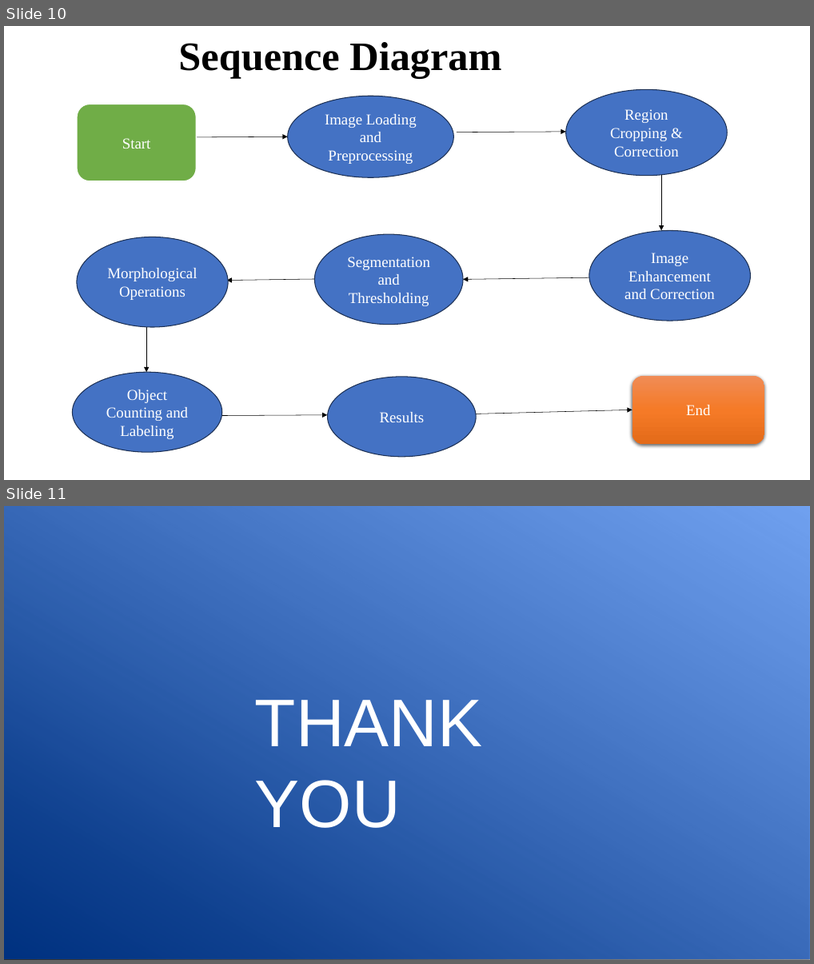
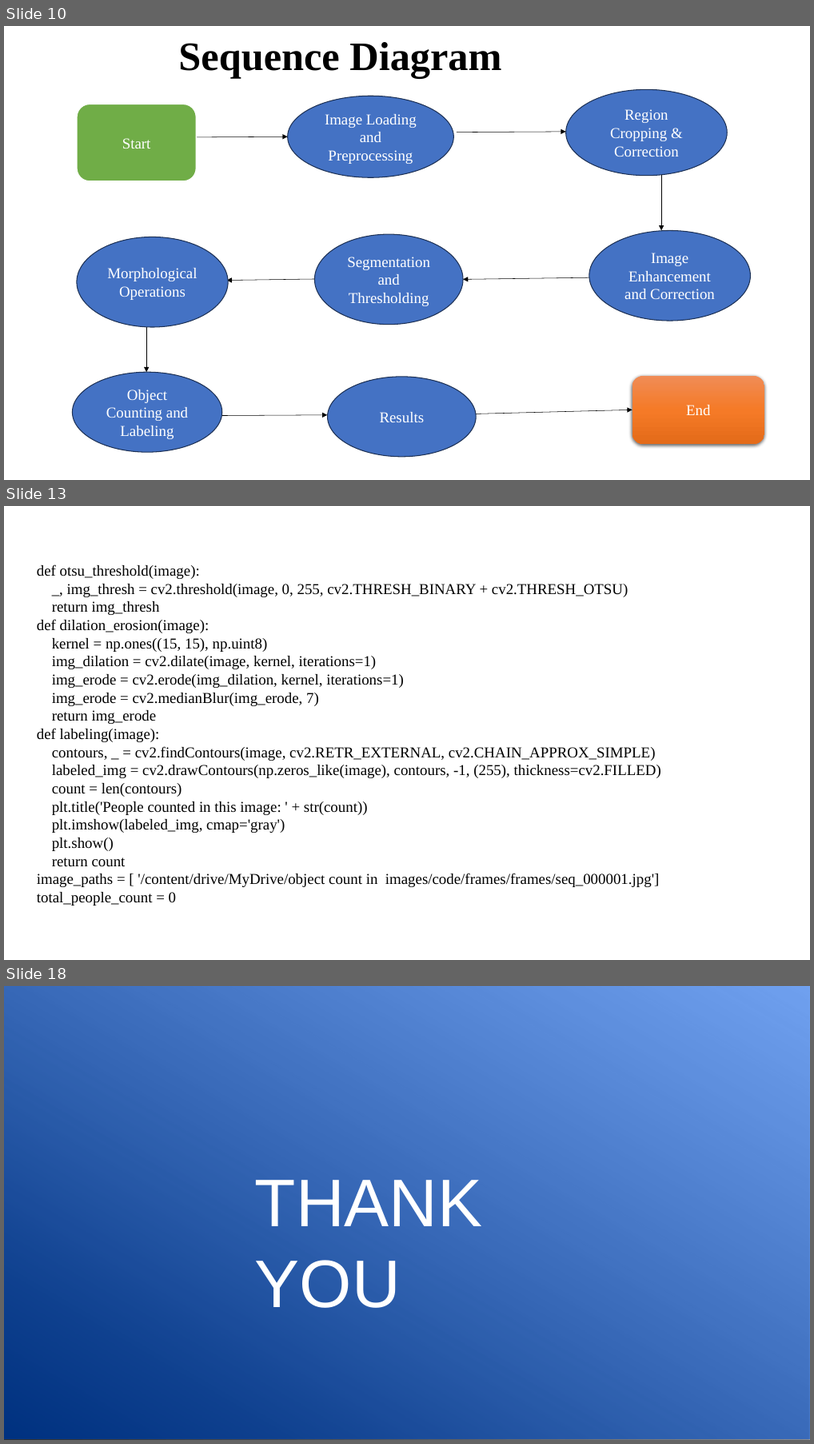
Before and after one commit to Chakrapani2122/Major-Project, a slide deck: Major Project.pptx. Shown one above the other, each under a label of ours: slides 10 and 11 before the commit, slides 10, 13 and 18 after it; the slides between them are not shown. The pictures are 814x964 and 814x1444 pixels, drawn with LibreOffice and Linux fonts; fonts in the diff are those of the drawing. Boxes give left, top, right and bottom in pixels: in the first picture for what was removed or moved away, otherwise in the second. Text is boxed around its words. In the diff, an @@ line names an element or a change of style, - is before the commit and + after.

```diff
--- a/Major Project.pptx
+++ b/Major Project.pptx
@@ slide 13 added at box(4, 506, 810, 960), background #FFFFFF @@
@@ text added at box(37, 564, 662, 905), 18 pt, text #000000 @@
+def otsu_threshold(image):
+_, img_thresh = cv2.threshold(image, 0, 255, cv2.THRESH_BINARY + cv2.THRESH_OTSU)
+return img_thresh
+def dilation_erosion(image):
+kernel = np.ones((15, 15), np.uint8)
+img_dilation = cv2.dilate(image, kernel, iterations=1)
+img_erode = cv2.erode(img_dilation, kernel, iterations=1)
+img_erode = cv2.medianBlur(img_erode, 7)
+return img_erode
+def labeling(image):
+contours, _ = cv2.findContours(image, cv2.RETR_EXTERNAL, cv2.CHAIN_APPROX_SIMPLE)
+labeled_img = cv2.drawContours(np.zeros_like(image), contours, -1, (255), thickness=cv2.FILLED)
+count = len(contours)
+plt.title('People counted in this image: ' + str(count))
+plt.imshow(labeled_img, cmap='gray')
+plt.show()
+return count
+image_paths = [ '/content/drive/MyDrive/object count in images/code/frames/frames/seq_000001.jpg']
+total_people_count = 0
@@ what was slide 11 is now slide 18 @@
```
Also in this commit, not shown: 6 slides changed, 6 other slides added, 4 other files.
